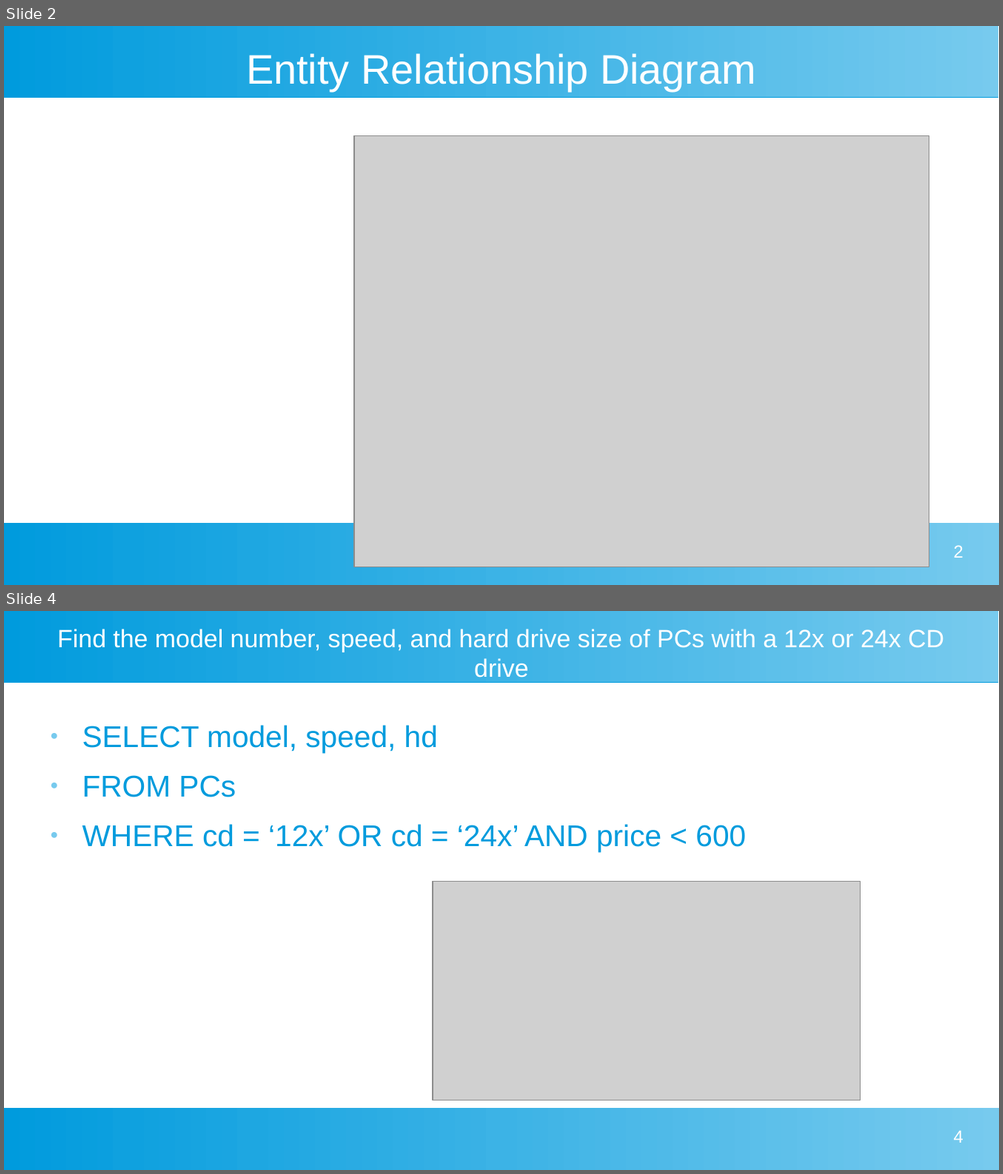
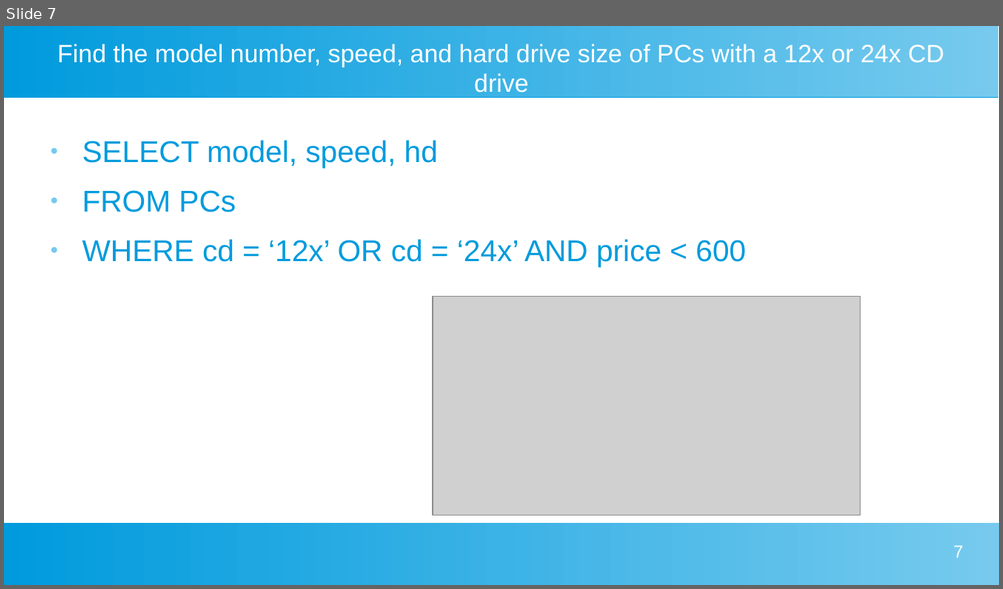
Before and after one commit to ajm1102/Uni-work, a slide deck: Big Data and Data Mining/Presentation/sqlPres.odp. Shown one above the other, each under a label of ours: slides 2 and 4 before the commit, slide 7 after it; the slides between them are not shown. The pictures are 1003x1174 and 1003x589 pixels, drawn with LibreOffice and Linux fonts; fonts in the diff are those of the drawing; grey boxes stand for pictures. Boxes give left, top, right and bottom in pixels: in the first picture for what was removed or moved away, otherwise in the second. Text is boxed around its words. In the diff, an @@ line names an element or a change of style, - is before the commit and + after.

```diff
--- a/Big Data and Data Mining/Presentation/sqlPres.odp
+++ b/Big Data and Data Mining/Presentation/sqlPres.odp
@@ slide 2 removed at [4,26,999,585], background #FFFFFF; not listed: 2 template elements that a slide beside it also shows @@
@@ title removed at [246,53,756,91] @@
-Entity Relationship Diagram
@@ picture removed at [354,136,929,568] @@
@@ page number removed at [953,545,963,558] @@
-2
@@ what was slide 4 is now slide 7 @@
@@ page number at [953,545,963,558]: text changed @@
-4
+7
```
Also in this commit, not shown: 1 slide changed, 7 slides added, 1 other slide removed, 4 other files.
